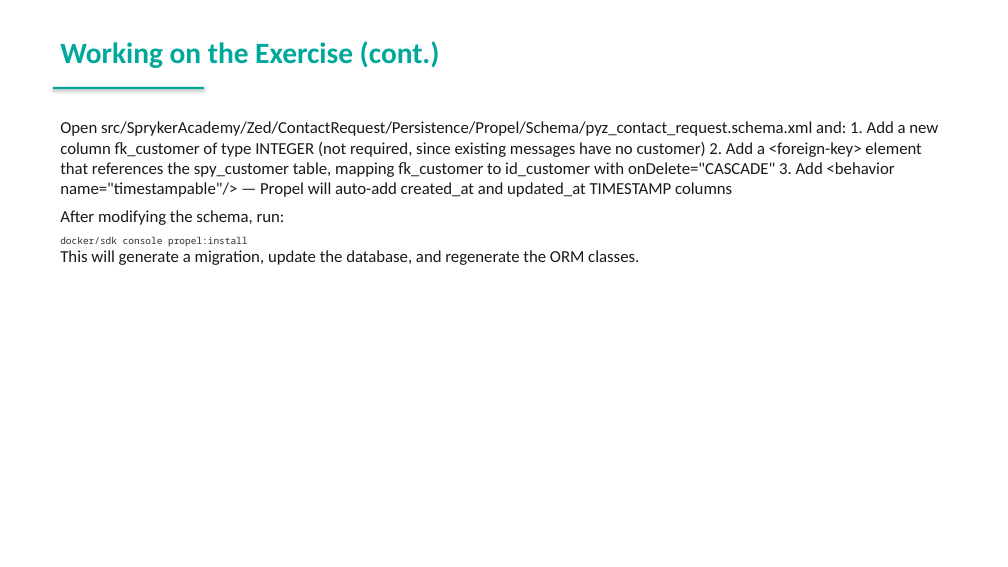
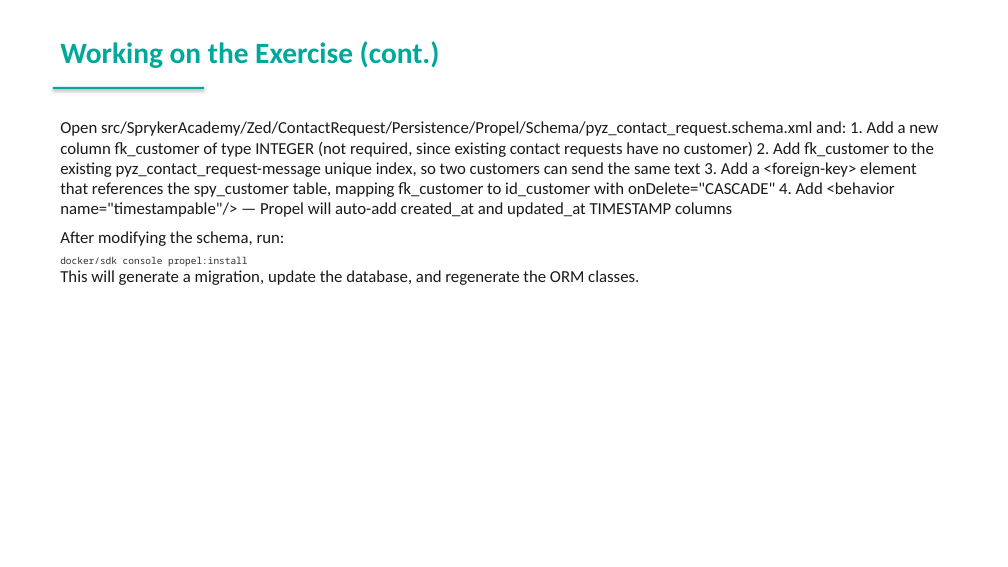
Before and after one commit to spryker-academy/instructor-exercises, a slide deck: slide 175 of guides-pptx/spryker-academy-fundamental.pptx. Drawn at 1008x567 pixels with LibreOffice and Linux fonts; fonts in the diff are those of the drawing. Boxes give left, top, right and bottom in pixels: in the first picture for what was removed or moved away, otherwise in the second. Text is boxed around its words. In the diff, an @@ line names an element or a change of style, - is before the commit and + after.

```diff
--- a/guides-pptx/spryker-academy-fundamental.pptx
+++ b/guides-pptx/spryker-academy-fundamental.pptx
@@ text at (60,121,938,217): text changed @@
-Open src/SprykerAcademy/Zed/ContactRequest/Persistence/Propel/Schema/pyz_contact_request.schema.xml and: 1. Add a new column fk_customer of type INTEGER (not required, since existing messages have no customer) 2. Add a <foreign-key> element that references the spy_customer table, mapping fk_customer to id_customer with onDelete="CASCADE" 3. Add <behavior name="timestampable"/> — Propel will auto-add created_at and updated_at TIMESTAMP columns
+Open src/SprykerAcademy/Zed/ContactRequest/Persistence/Propel/Schema/pyz_contact_request.schema.xml and: 1. Add a new column fk_customer of type INTEGER (not required, since existing contact requests have no customer) 2. Add fk_customer to the existing pyz_contact_request-message unique index, so two customers can send the same text 3. Add a <foreign-key> element that references the spy_customer table, mapping fk_customer to id_customer with onDelete="CASCADE" 4. Add <behavior name="timestampable"/> — Propel will auto-add created_at and updated_at TIMESTAMP columns
```
Also in this commit, not shown: 4 other slides changed, 1 slide added, 4 other files.
